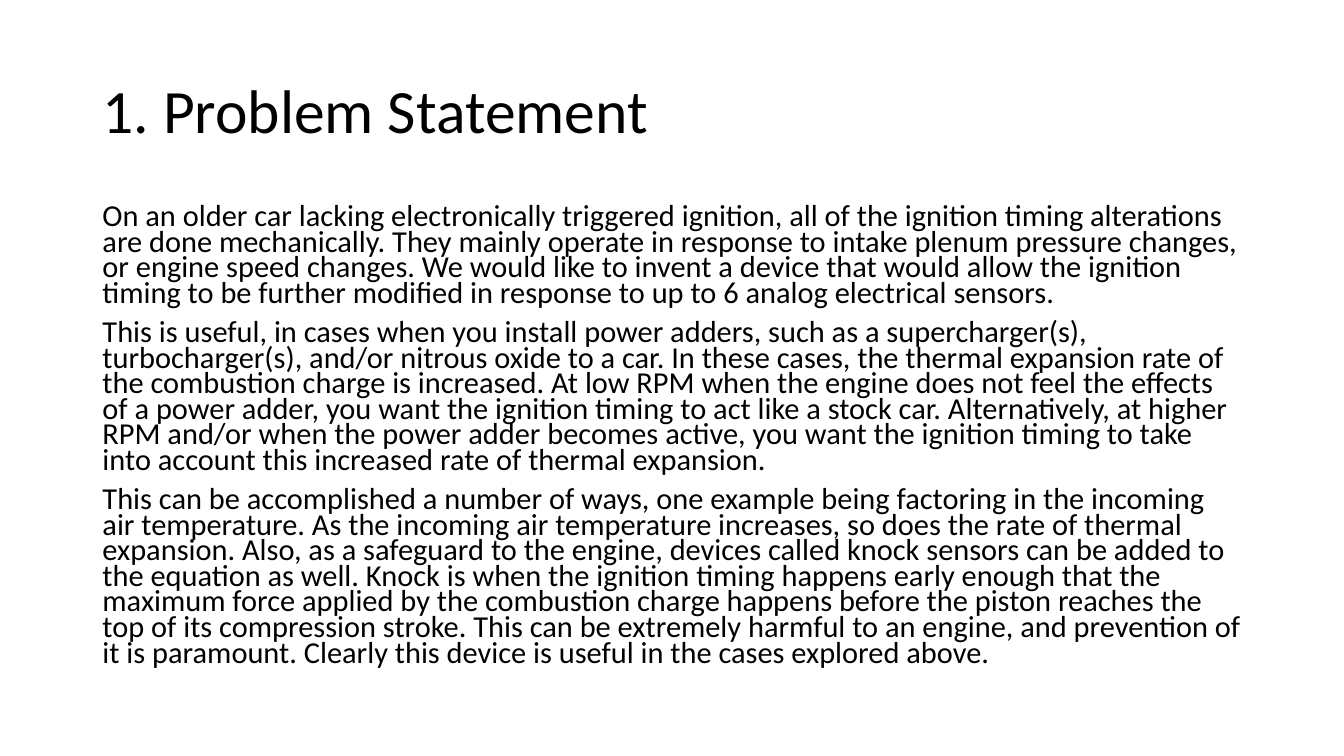
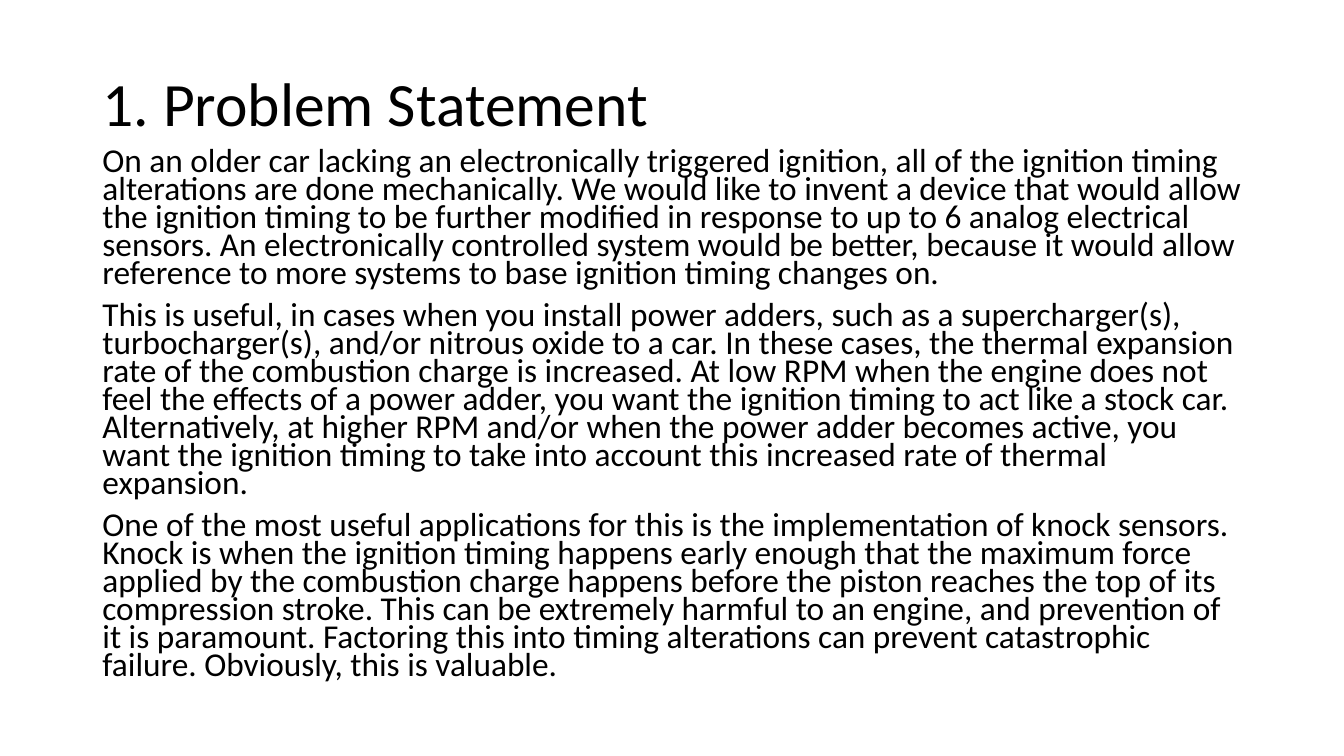
Before and after one commit to SolidEkans/Flux-Capacitors, a slide deck: slide 2 of DESIGN_DOCUMENTATION/Design_Plan.Flux_Capacitors.pptx. Drawn at 1344x756 pixels with LibreOffice and Linux fonts; fonts in the diff are those of the drawing. Boxes give left, top, right and bottom in pixels: in the first picture for what was removed or moved away, otherwise in the second. Text is boxed around its words. In the diff, an @@ line names an element or a change of style, - is before the commit and + after.

```diff
--- a/DESIGN_DOCUMENTATION/Design_Plan.Flux_Capacitors.pptx
+++ b/DESIGN_DOCUMENTATION/Design_Plan.Flux_Capacitors.pptx
@@ title "1. Problem Statement": place and size @@
-title "1. Problem Statement" at [102,90,648,134]
+title "1. Problem Statement" at [102,83,648,127]
@@ text "On an older car lacking ...": place and size @@
-text "On an older car lacking ..." at [102,205,1240,668]
+text "On an older car lacking ..." at [102,149,1240,682]
@@ text at [102,149,1240,290]: text changed; size 21.7 to 23.8 pt @@
-On an older car lacking electronically triggered ignition, all of the ignition timing alterations are done mechanically. They mainly operate in response to intake plenum pressure changes, or engine speed changes. We would like to invent a device that would allow the ignition timing to be further modified in response to up to 6 analog electrical sensors.
+On an older car lacking an electronically triggered ignition, all of the ignition timing alterations are done mechanically. We would like to invent a device that would allow the ignition timing to be further modified in response to up to 6 analog electrical sensors. An electronically controlled system would be better, because it would allow reference to more systems to base ignition timing changes on.
@@ text at [102,302,1233,500]: size 21.7 to 23.8 pt in "This is useful, in cases when you ..." @@
@@ text at [102,513,1228,682]: text changed; size 21.7 to 23.8 pt @@
-This can be accomplished a number of ways, one example being factoring in the incoming air temperature. As the incoming air temperature increases, so does the rate of thermal expansion. Also, as a safeguard to the engine, devices called knock sensors can be added to the equation as well. Knock is when the ignition timing happens early enough that the maximum force applied by the combustion charge happens before the piston reaches the top of its compression stroke. This can be extremely harmful to an engine, and prevention of it is paramount. Clearly this device is useful in the cases explored above.
+One of the most useful applications for this is the implementation of knock sensors. Knock is when the ignition timing happens early enough that the maximum force applied by the combustion charge happens before the piston reaches the top of its compression stroke. This can be extremely harmful to an engine, and prevention of it is paramount. Factoring this into timing alterations can prevent catastrophic failure. Obviously, this is valuable.
```
Also in this commit, not shown: 5 other slides changed, 2 slides added, 3 slides removed, 2 other files.
